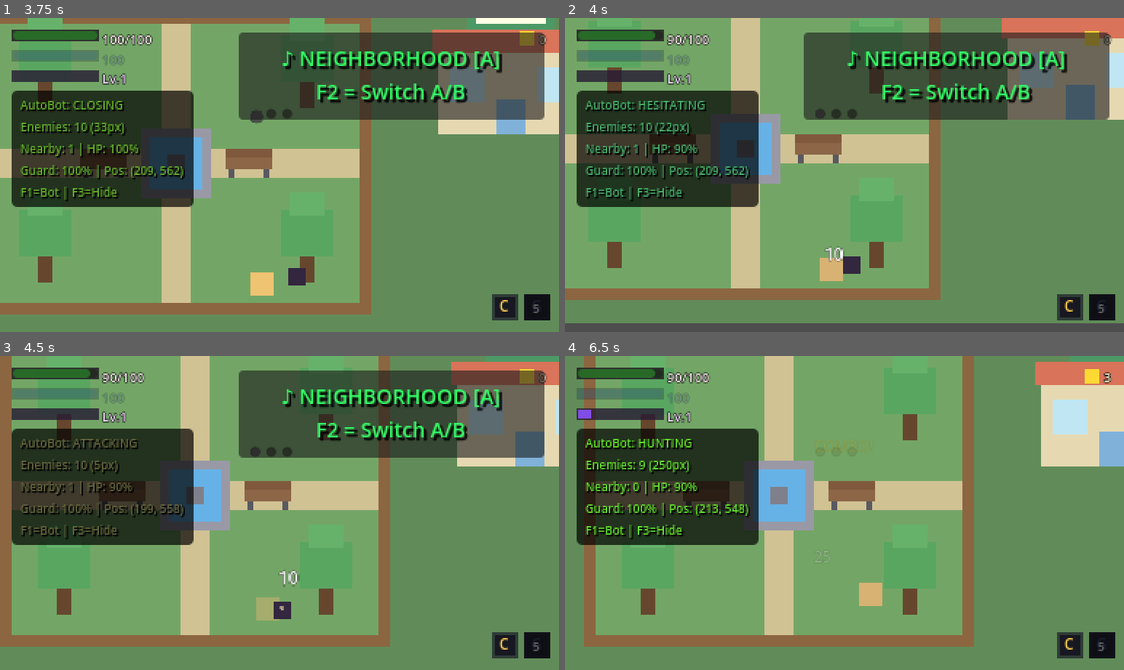
Above: before the commit, frames 1-4 (two rows, left to right).
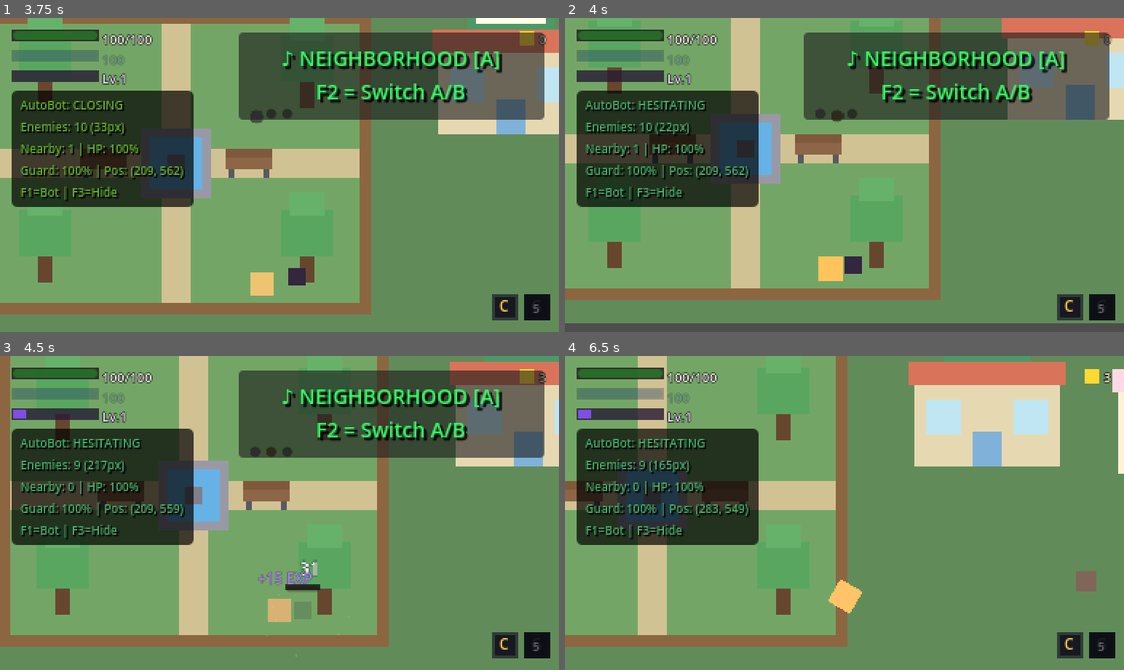
Above: after the commit, the same moments.

Repository: anthonyscry/momi-chronicles
Game: Godot game, scene res://ui/menus/title_screen.tscn
Same seed, same stepped clock (60 frames per second), same inputs: the game is played once before the commit and once after it.
Inputs (mouse positions are in pixels of both pictures, inside the frame that each line leads up to):
- Up to frame 1 (3.75 s): tap Enter (ui_accept) at 0.5, 0.77, 1.52, 3.02 s; move the mouse to (402, 159) at 0.52 s; hold D (move_right) 0.53-1.28 s; hold Space (attack) 0.53-1.28 s; click (402, 159) at 0.67 s; move the mouse to (167, 190) at 1.27 s; hold S (move_down) 1.28-2.03 s; tap Space (attack) at 1.35, 2.3, 3.05 s; move the mouse to (335, 105) at 2.02 s; hold D (move_right) 2.03-2.78 s; hold V (block) 2.03-2.78 s; move the mouse to (251, 237) at 2.77 s; hold W (move_up) 2.78-3.53 s; tap Q (cycle_companion) at 2.85 s; click (251, 237) at 2.92 s; move the mouse to (447, 222) at 3.52 s; hold A (move_left) from 3.53 s (still down); hold X (dodge) from 3.53 s (still down)
- Up to frame 2 (4 s): keep holding A (move_left); keep holding X (dodge); tap Enter (ui_accept) at 3.77 s; tap Space (attack) at 3.8 s
- Up to frame 3 (4.5 s): keep holding A (move_left); move the mouse to (111, 465) at 4.27 s; release X (dodge) at 4.28 s; tap E (interact) at 4.35 s
- Up to frame 4 (6.5 s): tap Enter (ui_accept) at 4.52, 6.02 s; tap Space (attack) at 4.55, 5.3, 6.05 s; move the mouse to (872, 513) at 5.02 s; release A (move_left) at 5.03 s; hold S (move_down) 5.03-5.78 s; hold Shift (run) 5.03-5.78 s; click (872, 513) at 5.17 s; move the mouse to (760, 434) at 5.77 s; hold D (move_right) from 5.78 s (still down); right-click (760, 434) at 5.85 s

Frame 1 is identical in both runs. In frame 2, 0.8% of the frame differs, in the area x 15-54%, y 4-84%; in frame 3, 4.8%; in frame 4, 48%, in the area x 0-100%, y 0-93%.

Commit message:
fix(ai): prevent enemies from stacking on player
- Added MIN_DISTANCE (16px) - enemies back off when too close
- Added CIRCLE_DISTANCE (24px) - enemies circle when close but can't attack
- Added separation force between enemies to prevent stacking
- Enemies now maintain personal space instead of pushing through player

Diff:
--- a/characters/enemies/enemy_base.gd
+++ b/characters/enemies/enemy_base.gd
@@ -183,6 +183,19 @@
 		return Vector2.ZERO
 	return (target.global_position - global_position).normalized()
 
+## Get separation force from nearby enemies to prevent stacking
+func get_separation_force() -> Vector2:
+	var separation = Vector2.ZERO
+	var neighbors = get_tree().get_nodes_in_group("enemies")
+	for enemy in neighbors:
+		if enemy == self or not is_instance_valid(enemy):
+			continue
+		var dist = global_position.distance_to(enemy.global_position)
+		if dist < 20.0 and dist > 0.01:  # Within separation range
+			var away = (global_position - enemy.global_position).normalized()
+			separation += away * (20.0 - dist) / 20.0  # Stronger when closer
+	return separation
+
 func get_distance_to_target() -> float:
 	if not target:
 		return INF
--- a/characters/enemies/states/enemy_chase.gd
+++ b/characters/enemies/states/enemy_chase.gd
@@ -1,6 +1,11 @@
 extends State
 class_name EnemyChase
 ## Enemy chase state - pursues the player.
+
+## Minimum distance to maintain from player (prevents overlapping)
+const MIN_DISTANCE: float = 16.0
+## Distance at which enemy starts circling instead of chasing
+const CIRCLE_DISTANCE: float = 24.0
 
 func enter() -> void:
 	pass
@@ -23,13 +28,35 @@
 		state_machine.transition_to("Idle")
 		return
 
-	# In attack range
+	# In attack range and can attack
 	if player.is_target_in_attack_range() and player.can_attack:
 		state_machine.transition_to("Attack")
 		return
 
-	# Chase player
+	var distance = player.get_distance_to_target()
 	var direction = player.get_direction_to_target()
-	player.velocity = direction * player.chase_speed
+
+	# Too close - back off slightly
+	if distance < MIN_DISTANCE:
+		player.velocity = -direction * player.chase_speed * 0.5
+		player.update_facing(direction)
+		player.move_and_slide()
+		return
+
+	# Close but can't attack - circle around player
+	if distance < CIRCLE_DISTANCE and not player.can_attack:
+		# Move perpendicular to player (circling)
+		var circle_dir = Vector2(-direction.y, direction.x)
+		# Randomly pick left or right circle direction (seeded by position)
+		if fmod(player.global_position.x + player.global_position.y, 2.0) < 1.0:
+			circle_dir = -circle_dir
+		player.velocity = circle_dir * player.chase_speed * 0.6
+		player.update_facing(direction)
+		player.move_and_slide()
+		return
+
+	# Normal chase with separation from other enemies
+	var separation = player.get_separation_force() * 40.0
+	player.velocity = direction * player.chase_speed + separation
 	player.update_facing(direction)
 	player.move_and_slide()
